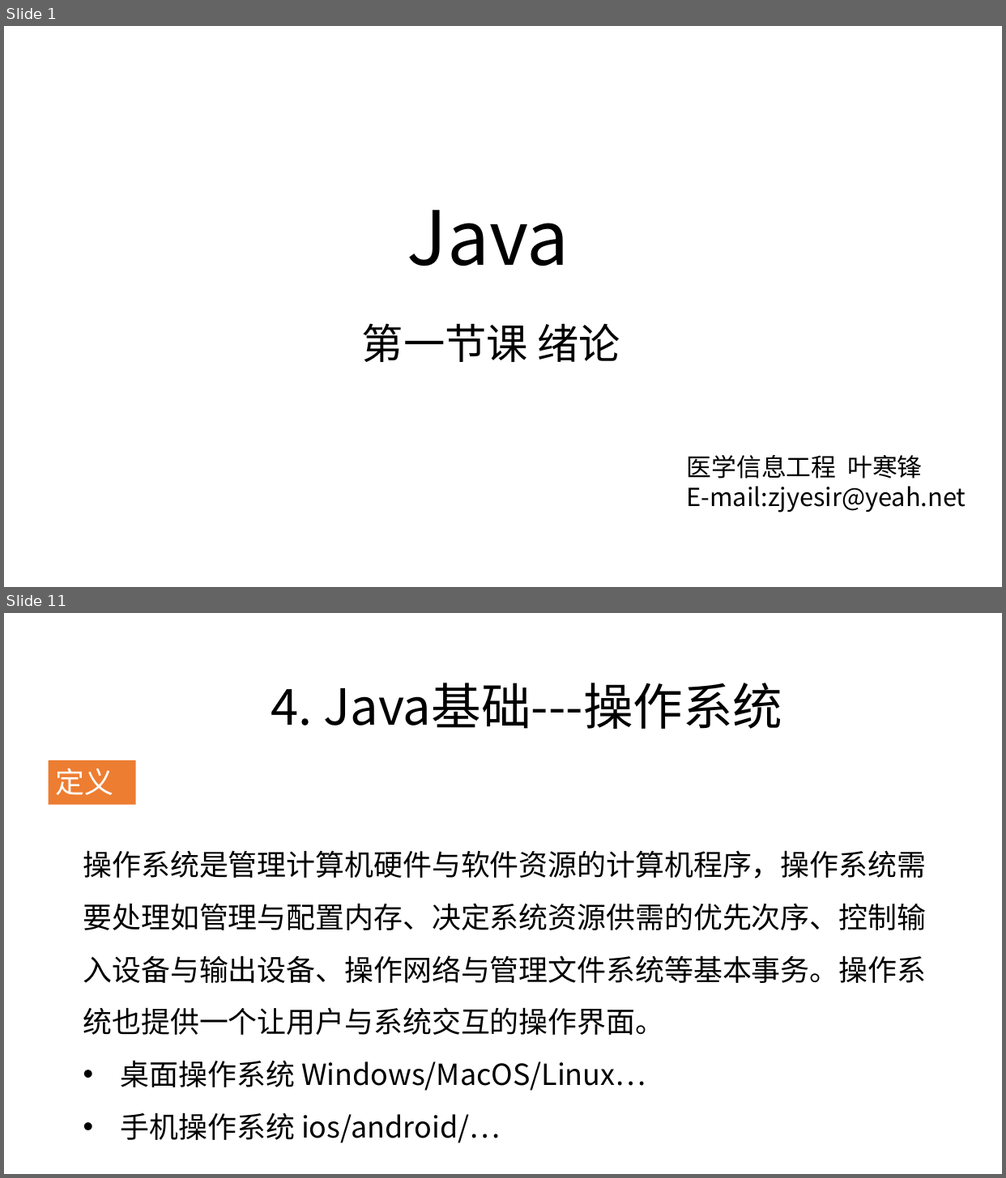
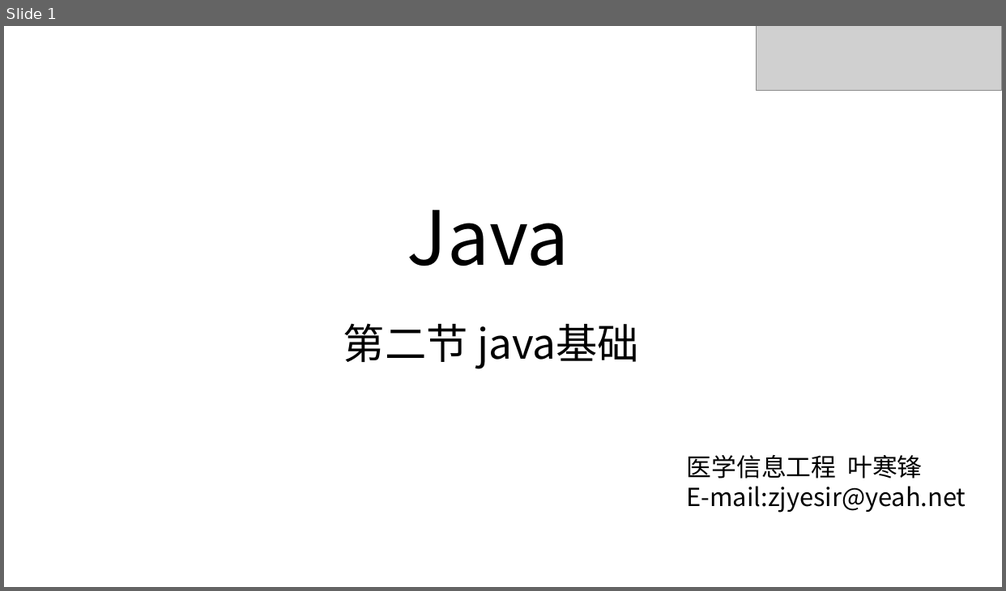
Before and after one commit to zjyesir/hmc_java_1, a slide deck: ppt/2_java基础.pptx. Shown one above the other, each under a label of ours: slides 1 and 11 before the commit, slide 1 after it; the slides between them are not shown. The pictures are 1006x1178 and 1006x591 pixels, drawn with LibreOffice and Linux fonts; fonts in the diff are those of the drawing; grey boxes stand for pictures; background and template pictures are left out. Boxes give left, top, right and bottom in pixels: in the first picture for what was removed or moved away, otherwise in the second. Text is boxed around its words. In the diff, an @@ line names an element or a change of style, - is before the commit and + after.

Commit message:
1 概论 + 2.java基础

```diff
--- a/ppt/2_java基础.pptx
+++ b/ppt/2_java基础.pptx
@@ slide 11 removed at [4,613,1002,1174], background picture (left out) @@
@@ text removed at [271,683,783,729] @@
-4. Java基础---操作系统
@@ rectangle removed at [49,760,136,805] @@
-定义
@@ text removed at [83,850,927,1144] @@
-操作系统是管理计算机硬件与软件资源的计算机程序，操作系统需要处理如管理与配置内存、决定系统资源供需的优先次序、控制输入设备与输出设备、操作网络与管理文件系统等基本事务。操作系统也提供一个让用户与系统交互的操作界面。
-• 桌面操作系统 Windows/MacOS/Linux…
-• 手机操作系统 ios/android/…
@@ slide 1 changed as well @@
@@ picture added at [756,26,1002,90] @@
@@ text at [343,323,639,369]: text changed @@
-第一节课 绪论
+第二节 java基础
```
Also in this commit, not shown: 1 other slide changed, 13 slides added, 13 other slides removed, 19 other files.
